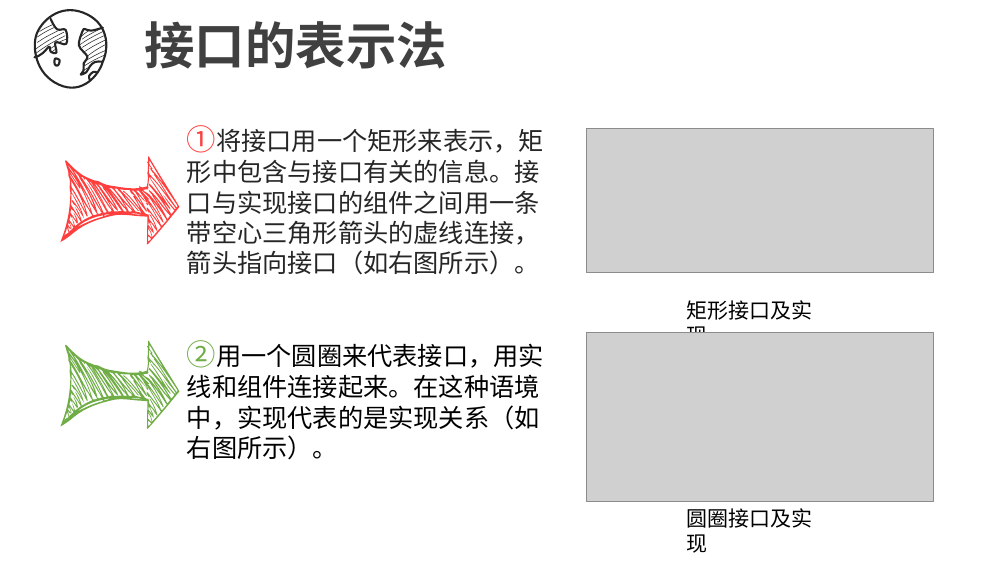
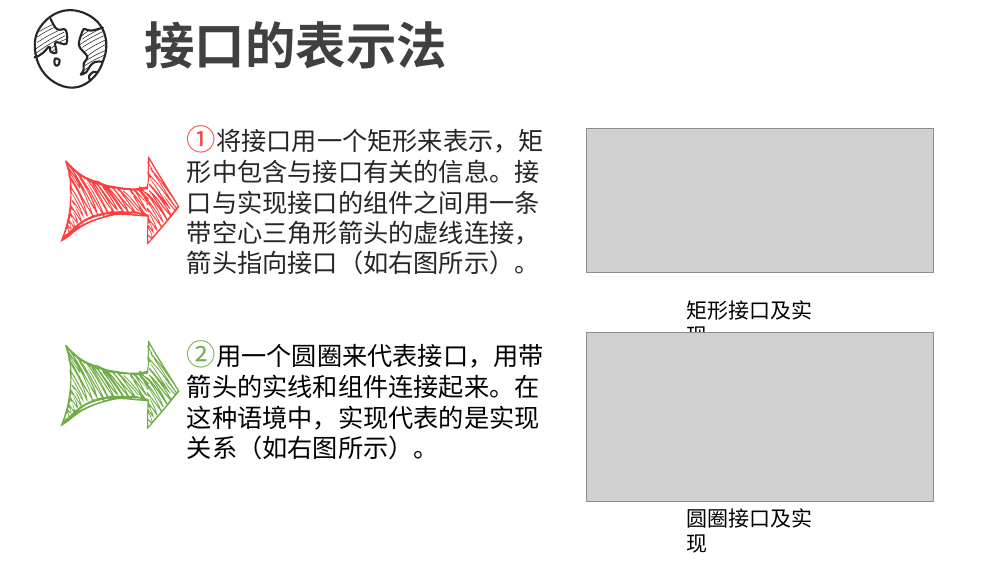
Before and after one commit to SarielX98/PRD2018G14, a slide deck: slide 22 of 受控文档/软件需求工程/0项目准备/PRD2018-G14-UML3对象图构件图包图.pptx. Drawn at 1008x567 pixels with LibreOffice and Linux fonts; fonts in the diff are those of the drawing; grey boxes stand for pictures. Boxes give left, top, right and bottom in pixels: in the first picture for what was removed or moved away, otherwise in the second. Text is boxed around its words. In the diff, an @@ line names an element or a change of style, - is before the commit and + after.

```diff
--- a/受控文档/软件需求工程/0项目准备/PRD2018-G14-UML3对象图构件图包图.pptx
+++ b/受控文档/软件需求工程/0项目准备/PRD2018-G14-UML3对象图构件图包图.pptx
@@ text at <box>187,343,544,460</box>: text changed @@
-②用一个圆圈来代表接口，用实线和组件连接起来。在这种语境中，实现代表的是实现关系（如右图所示）。
+②用一个圆圈来代表接口，用带箭头的实线和组件连接起来。在这种语境中，实现代表的是实现关系（如右图所示）。
```
Also in this commit, not shown: 6 other slides changed, 1 slide added, 5 other files.
